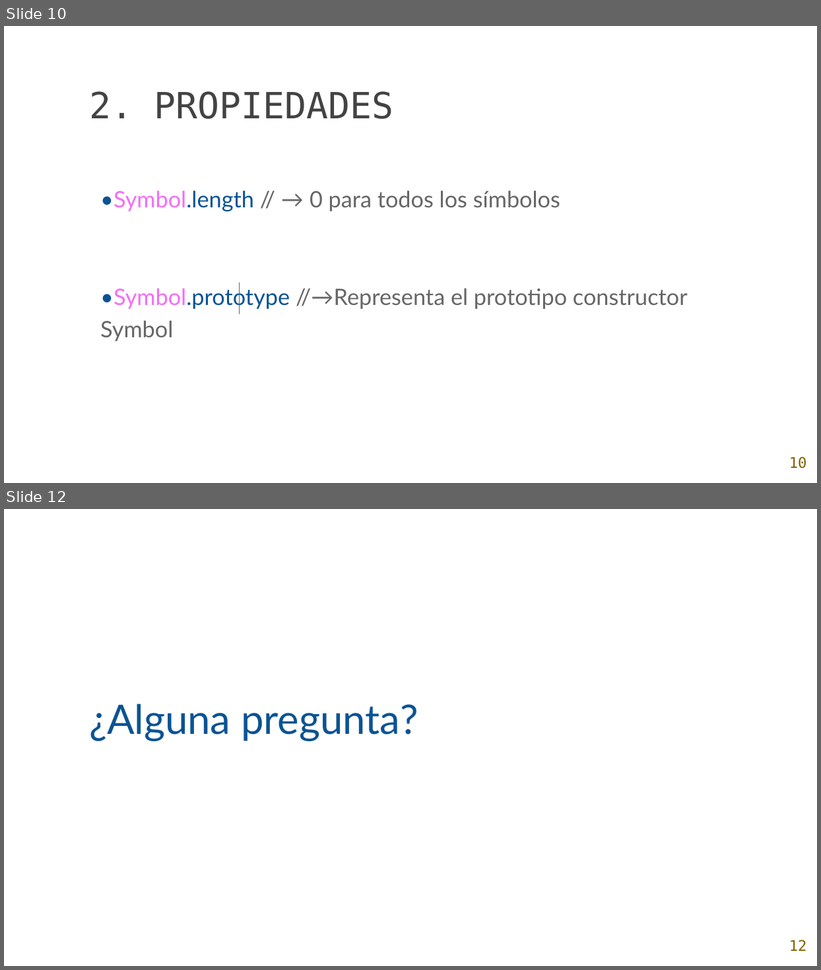
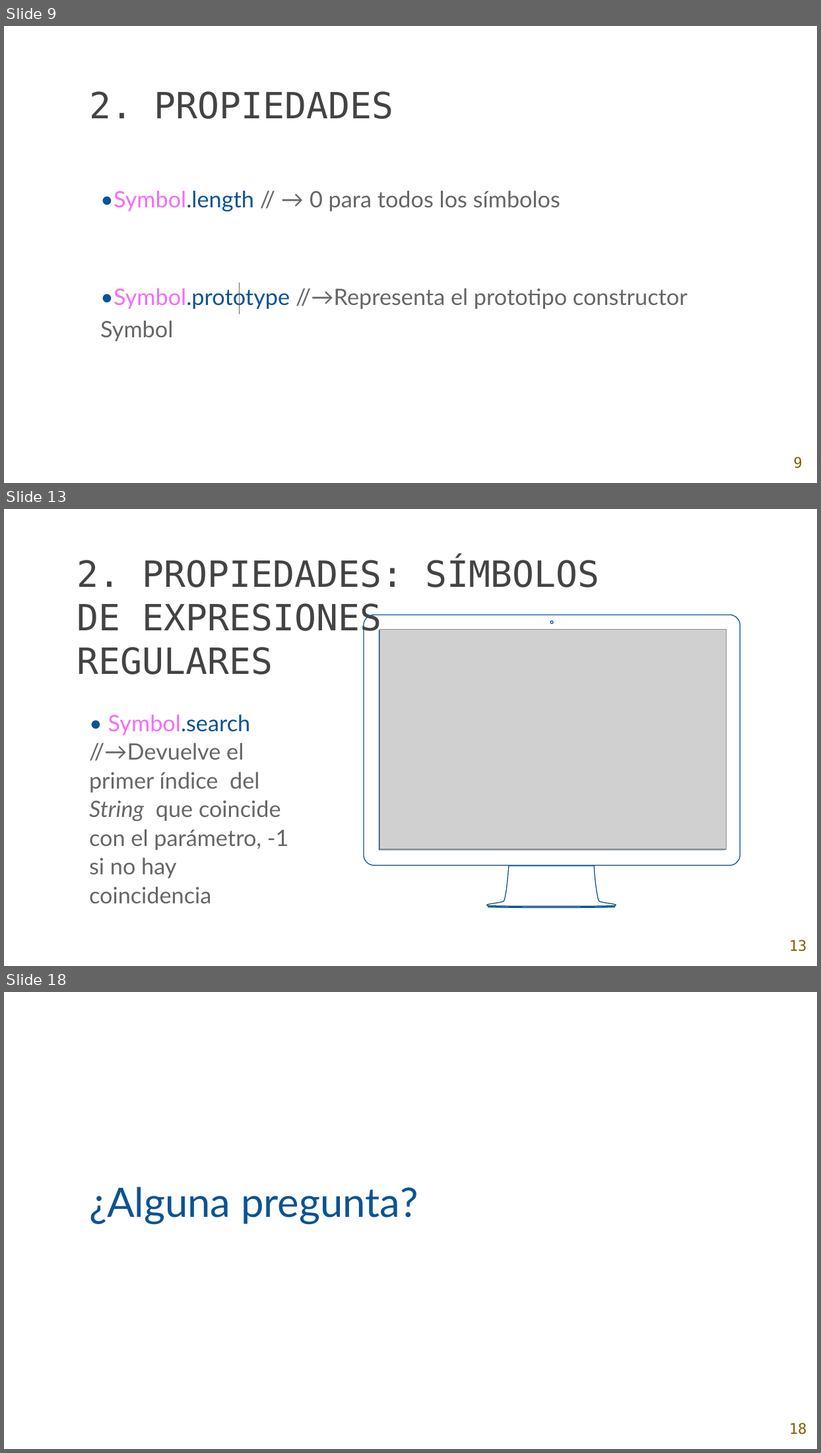
Before and after one commit to Char-Mander/AW_2018-2019, a slide deck: Ejercicios de clase/Plantilla powerpoint.pptx. Shown one above the other, each under a label of ours: slides 10 and 12 before the commit, slides 9, 13 and 18 after it; the slides between them are not shown. The pictures are 821x970 and 821x1453 pixels, drawn with LibreOffice and Linux fonts; fonts in the diff are those of the drawing; grey boxes stand for pictures; background and template pictures are left out. Boxes give left, top, right and bottom in pixels: in the first picture for what was removed or moved away, otherwise in the second. Text is boxed around its words. In the diff, an @@ line names an element or a change of style, - is before the commit and + after.

Commit message:
Terminados los apartados de las propiedades

```diff
--- a/Ejercicios de clase/Plantilla powerpoint.pptx
+++ b/Ejercicios de clase/Plantilla powerpoint.pptx
@@ slide 13 added at bbox=[4, 509, 817, 966], background picture (left out) @@
@@ text added at bbox=[77, 558, 599, 675], 32 pt, text #434343 @@
+2. PROPIEDADES: SÍMBOLOS DE EXPRESIONES
+REGULARES
@@ freeform shape added at bbox=[364, 615, 740, 908], outline #0B5394 0.75 pt @@
@@ picture added at bbox=[380, 629, 726, 850] @@
@@ text added at bbox=[89, 714, 289, 904], 20 pt, text #666666 @@
+• Symbol.search
+//→Devuelve el primer índice del String que coincide con el parámetro, -1 si no hay coincidencia
@@ page number added at bbox=[789, 940, 807, 952], 13 pt, text #7F6000 @@
+13
@@ what was slide 10 is now slide 9 @@
@@ page number at bbox=[793, 457, 802, 469]: text changed @@
-10
+9
@@ what was slide 12 is now slide 18 @@
@@ page number at bbox=[789, 1423, 807, 1435]: text changed @@
-12
+18
```
Also in this commit, not shown: 5 slides changed, 6 other slides added, 1 slide removed.
